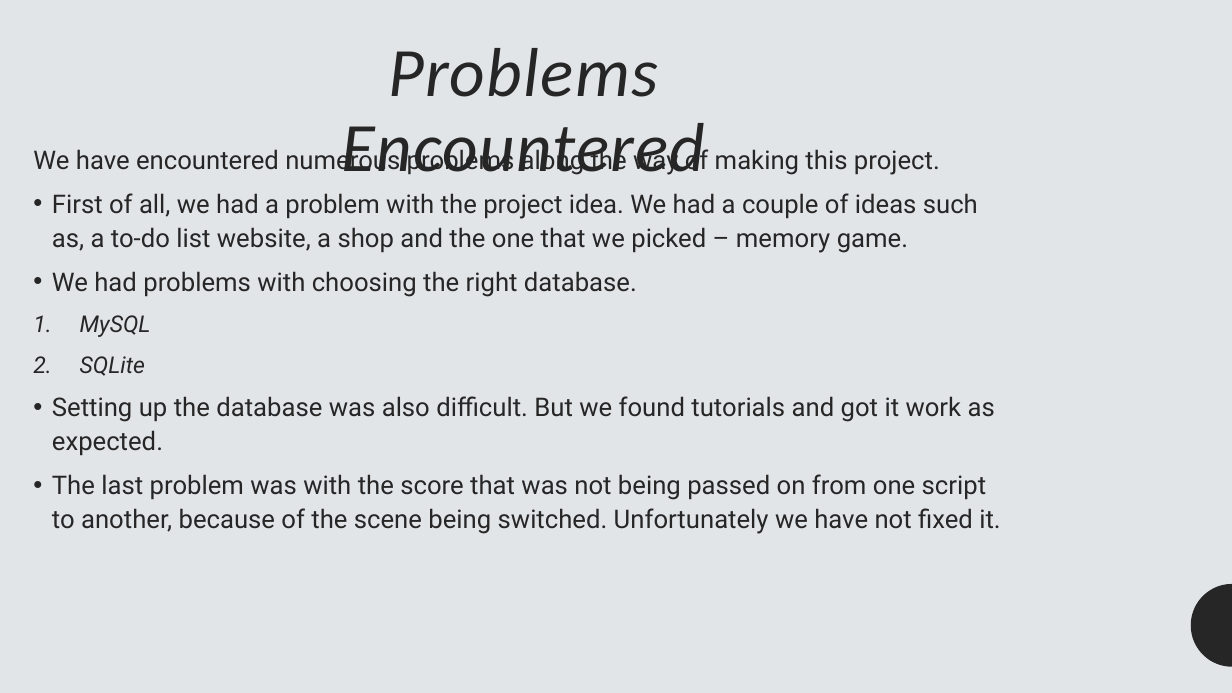
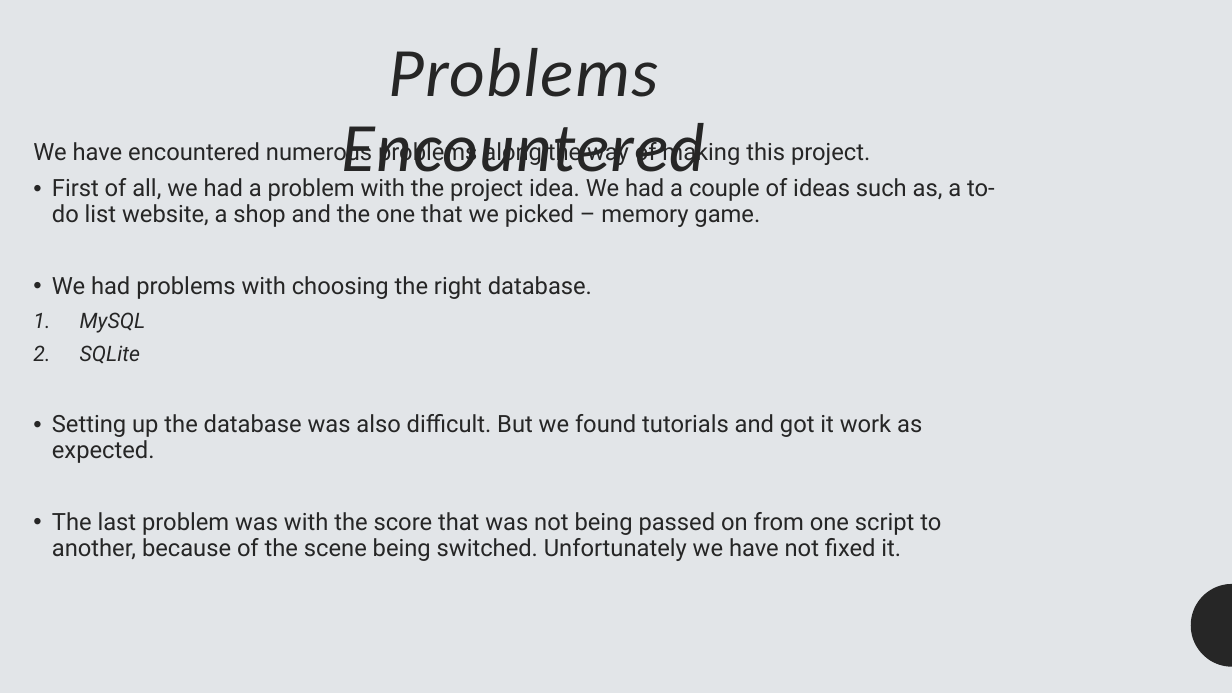
Before and after one commit to Oskar-Ciebien/2D_Card_Memory_Game, a slide deck: slide 5 of Presentation.pptx. Drawn at 1232x693 pixels with LibreOffice and Linux fonts; fonts in the diff are those of the drawing. Boxes give left, top, right and bottom in pixels: in the first picture for what was removed or moved away, otherwise in the second. Text is boxed around its words. In the diff, an @@ line names an element or a change of style, - is before the commit and + after.

```diff
--- a/Presentation.pptx
+++ b/Presentation.pptx
@@ text "We have encountered numerous problems ..." at <box>33,139,995,561</box>: size 20 to 18.5 pt; size 18 to 16.6 pt in "MySQL", "SQLite"; line spacing 1.1 to 0.9 @@
```
Also in this commit, not shown: 1 other slide changed, 1 other file.
